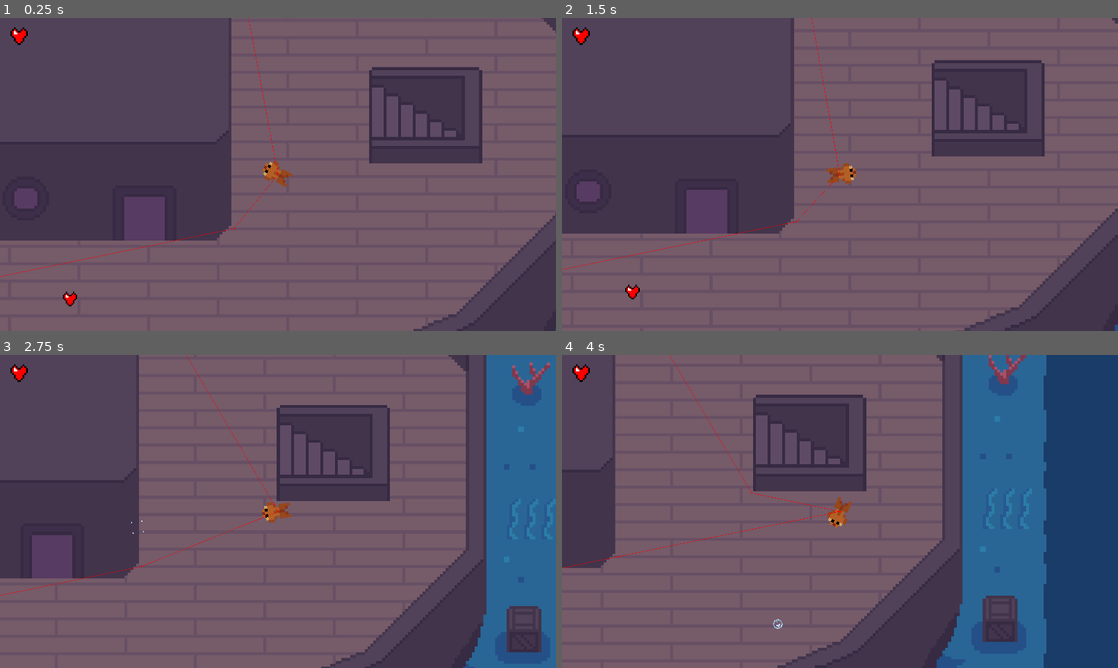
Above: before the commit, frames 1-4 (two rows, left to right).
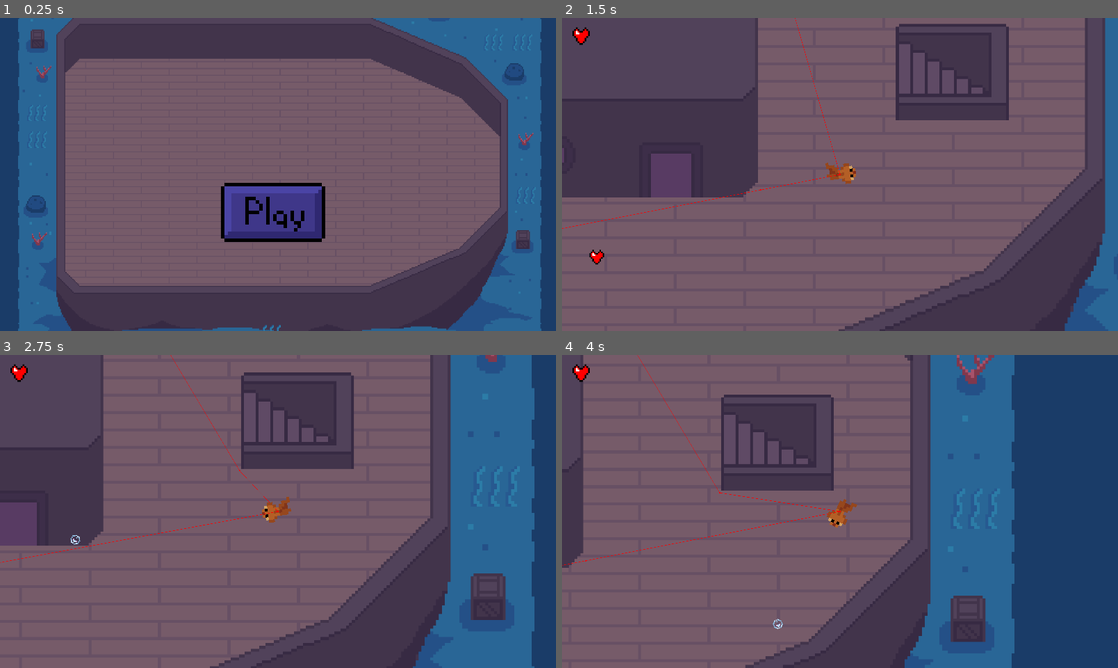
Above: after the commit, the same moments.

Repository: canaryincoalmine/Fish-Society-and-its-Bubbles
Game: Godot game, scene res://Code/Screens/TitleScreen.tscn
Two runs of this game, one before a commit and one after it. Both use one fixed random seed, a clock stepped at 60 frames per second and the inputs below. Before the commit the project starts from res://Code/Screens/Level 1.tscn.
Inputs (mouse positions are in pixels of both pictures, inside the frame that each line leads up to):
- Up to frame 1 (0.25 s): no input
- Up to frame 2 (1.5 s): click (834, 212) at 0.52 s; move the mouse to (962, 158) at 1.27 s; tap Space (dash) at 1.35 s
- Up to frame 3 (2.75 s): move the mouse to (166, 527) at 2.02 s; click (166, 527) at 2.1 s
- Up to frame 4 (4 s): move the mouse to (895, 442) at 2.77 s; tap Space (dash) at 2.85 s; move the mouse to (812, 574) at 3.52 s; click (812, 574) at 3.6 s

The runs differ from the first frame. In frame 1, 65% of the frame differs, in the area x 0-100%, y 0-100%; in frame 2, 28%; in frame 3, 33%; in frame 4, 25%.

Commit message:
Created title screen.

Diff:
--- a/Code/Screens/TitleScreen.tscn
+++ b/Code/Screens/TitleScreen.tscn
@@ -1,8 +1,9 @@
-[gd_scene load_steps=7 format=3 uid="uid://bgpbevtqh4pc1"]
+[gd_scene load_steps=8 format=3 uid="uid://bgpbevtqh4pc1"]
 
 [ext_resource type="Texture2D" uid="uid://csr7glocdmlr7" path="res://Sprites/Icons/Menus/Play Button.png" id="1_awcyc"]
 [ext_resource type="Texture2D" uid="uid://x84067snv3oh" path="res://Sprites/Icons/Menus/Selected Play Button.png" id="1_jtm8d"]
 [ext_resource type="Script" path="res://Code/Screens/button.gd" id="3_cs5dw"]
+[ext_resource type="Texture2D" uid="uid://t4j76h8b7ve0" path="res://Sprites/Maps/Level1/Main background.png" id="4_ynhj6"]
 
 [sub_resource type="Theme" id="Theme_y6fvi"]
 
@@ -24,16 +25,23 @@
 grow_horizontal = 2
 grow_vertical = 2
 
-[node name="Button" type="Button" parent="."]
+[node name="Sprite2D" type="Sprite2D" parent="."]
+position = Vector2(955, 484)
+scale = Vector2(4, 4)
+texture = ExtResource("4_ynhj6")
+
+[node name="Play" type="Button" parent="."]
 layout_mode = 0
-offset_left = 725.0
-offset_top = 556.0
-offset_right = 845.0
-offset_bottom = 624.0
-scale = Vector2(4, 4)
+offset_left = 760.0
+offset_top = 600.0
+offset_right = 880.0
+offset_bottom = 668.0
+scale = Vector2(3, 3)
 theme = SubResource("Theme_y6fvi")
 theme_override_styles/hover = SubResource("StyleBoxTexture_lfs2t")
 theme_override_styles/normal = SubResource("StyleBoxTexture_aha2y")
 action_mode = 0
 icon_alignment = 1
 script = ExtResource("3_cs5dw")
+
+[connection signal="pressed" from="Play" to="Play" method="_on_pressed"]
--- a/Code/Screens/button.gd
+++ b/Code/Screens/button.gd
@@ -2,10 +2,6 @@
 
 
 # Called when the node enters the scene tree for the first time.
-func _ready() -> void:
-	pass # Replace with function body.
 
-
-# Called every frame. 'delta' is the elapsed time since the previous frame.
-func _process(delta: float) -> void:
-	pass
+func _on_pressed() -> void:
+	get_tree().change_scene_to_file("res://Code/Screens/Level 1.tscn")
--- a/project.godot
+++ b/project.godot
@@ -11,7 +11,7 @@
 [application]
 
 config/name="Fish Society and Its Bubbles"
-run/main_scene="res://Code/Screens/Level 1.tscn"
+run/main_scene="res://Code/Screens/TitleScreen.tscn"
 config/features=PackedStringArray("4.3", "Forward Plus")
 config/icon="res://icon.svg"
 
